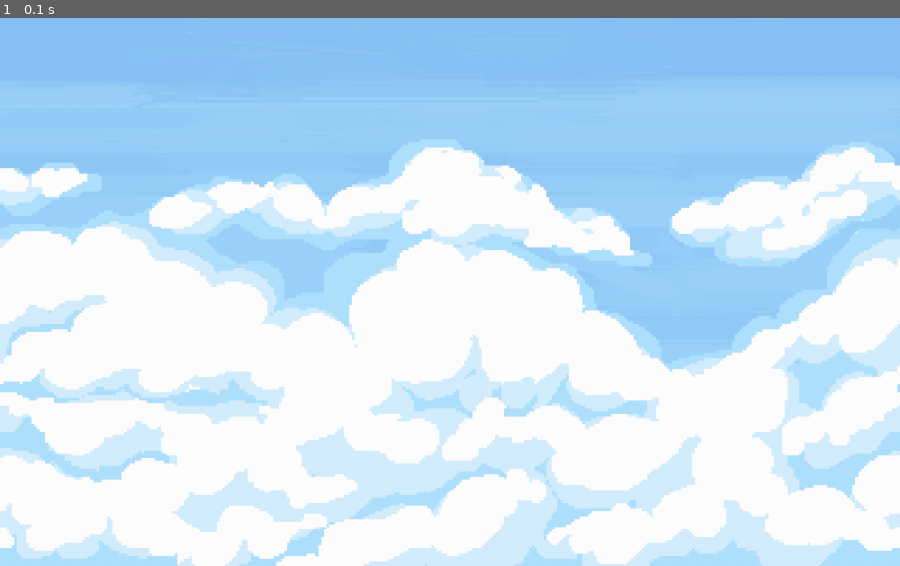
Above: before the commit, frame 1.
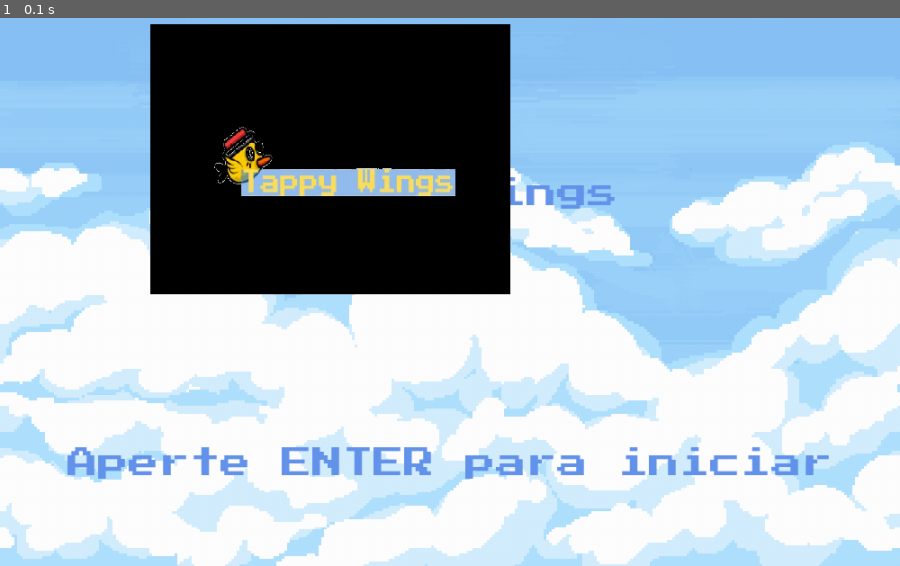
Above: after the commit, the same moment.

Repository: mearramos/Pygame-2025.1-
Game: pygame game, started from init_screen.py
Same seed, same stepped clock (60 frames per second), same inputs: the game is played once before the commit and once after it.
Inputs:
- Up to frame 1 (0.1 s): no input

The runs differ from the first frame. In frame 1, 22% of the frame differs, in the area x 7-93%, y 1-85%.

Commit message:
Atualizações

Diff:
--- a/config.py
+++ b/config.py
@@ -9,5 +9,5 @@
 BLACK = (0, 0, 0)
 RED = (255, 0, 0)
 GREEN = (0, 255, 0)
-BLUE = (0, 0, 255)
+BLUE = (100, 149, 237)
 YELLOW = (255, 255, 0)
--- a/init_screen.py
+++ b/init_screen.py
@@ -2,32 +2,50 @@
 from os import path
 import os
 
-
-from config import WIDTH, HEIGHT, FPS, WHITE, BLACK
+from config import WIDTH, HEIGHT, FPS, WHITE, BLACK, BLUE
 
 pygame.init()
 
 # ----- Gera tela principal
 window = pygame.display.set_mode((WIDTH, HEIGHT))
-pygame.display.set_caption('Nome do jogo')
+pygame.display.set_caption('Tappy Wings')
 
+# ----- Carrega e ajusta fundo
 image = pygame.image.load('assets/sky.png').convert()
 background = pygame.transform.scale(image, (WIDTH, HEIGHT))
 
+logo = pygame.image.load('assets/logo_tappy_wings.png').convert()
+logo_pos = pygame.transform.scale(logo, (400, 300))
+logo_rect = logo.get_rect(center= (WIDTH//2, HEIGHT//2 - 40))
 
-titulo = "Nome do jogo"
-Mensagem = "Aperte ENTER para iniciar"
+# ----- Define fonte e mensagens
+font = pygame.font.Font('assets/fonte_principal.ttf', 34)
+titulo = "Tappy Wings"
+mensagem = "Aperte ENTER para iniciar"
 
+text_title = font.render(titulo, True, BLUE)
+text_msg = font.render(mensagem, True, BLUE)
+
+# ----- Centraliza textos na tela
+title_rect = text_title.get_rect(center=(WIDTH // 2, HEIGHT // 2 - 40))
+msg_rect = text_msg.get_rect(center=(WIDTH // 2, HEIGHT // 2 + 260))
+
+
+# ----- Loop da tela inicial
 game = True
+start = False
 
-while game:
-
+while game and not start:
     for event in pygame.event.get():
-        # ----- Verifica consequências
-        if event.type == pygame.QUIT: # ------ Se o evento for um click no "X"
-            game = False              # ------ Sai do jogo
+        if event.type == pygame.QUIT:
+            game = False
+        elif event.type == pygame.KEYDOWN and event.key == pygame.K_RETURN:
+            start = True
 
     window.blit(background, (0, 0))
+    window.blit(text_title, title_rect)
+    window.blit(text_msg, msg_rect)
+    window.blit(logo_pos, logo_rect)
     pygame.display.update()
 
 pygame.quit()
Binary file added: assets/fonte_principal.ttf
Binary file added: assets/logo_tappy_wings.png
Binary file added: assets/pipe-removebg-preview.png
Binary file added: assets/pipe.png
